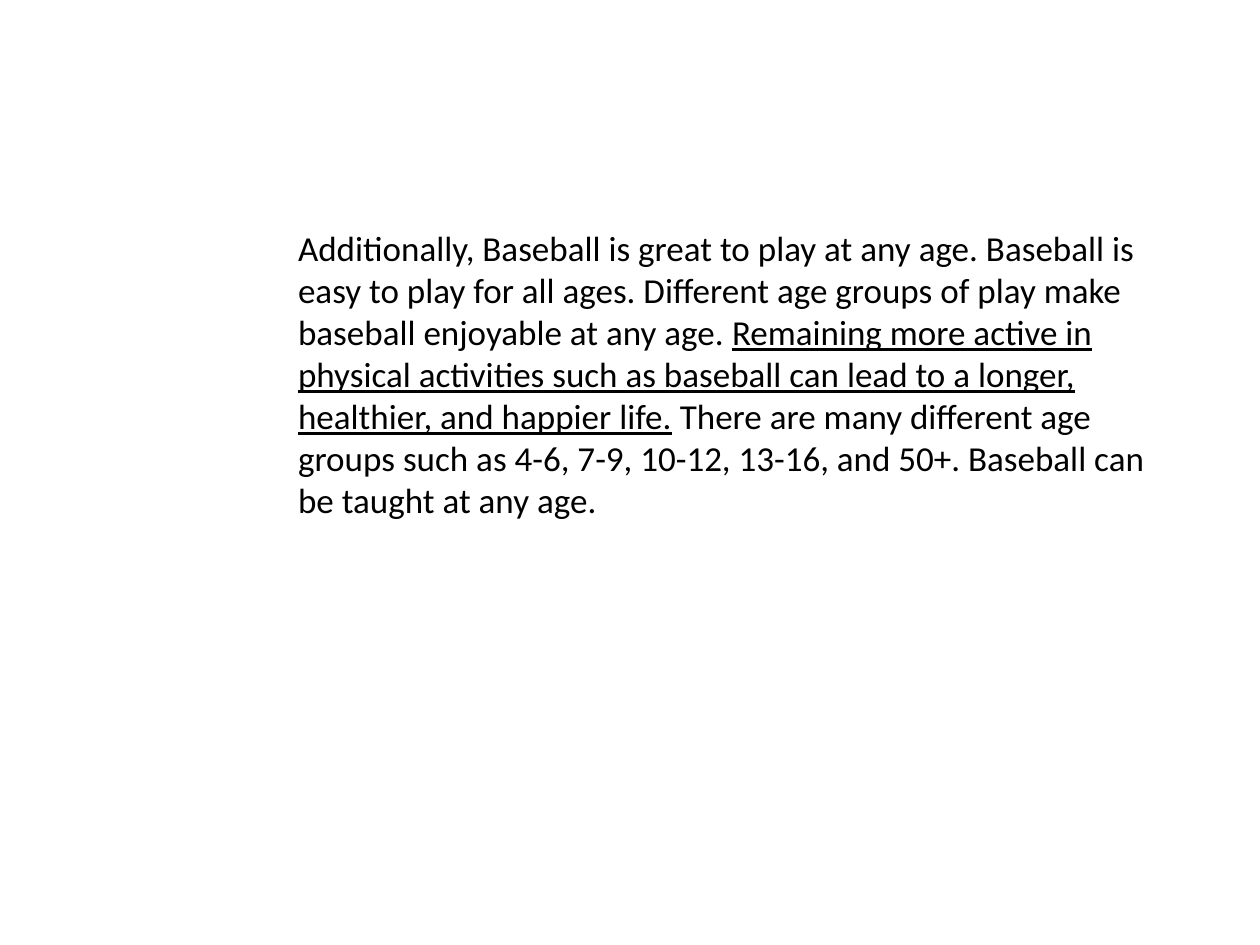
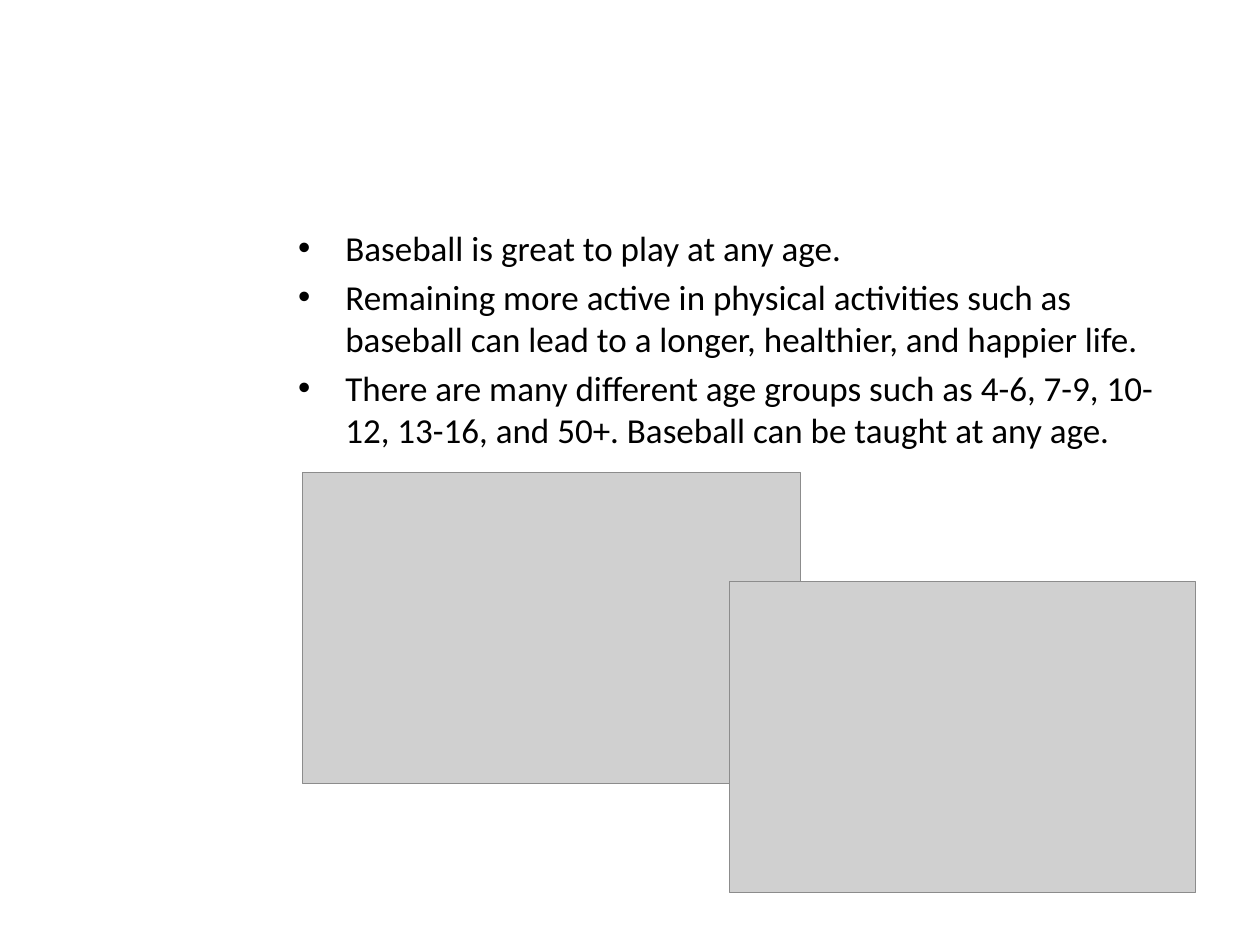
Before and after one commit to galencurley/skewlwork, a slide deck: slide 4 of Liberty University/7th Grade/Language Arts/1.3.5 - Presentation/1.3.5 - Presentation.pptx. Drawn at 1260x945 pixels with LibreOffice and Linux fonts; fonts in the diff are those of the drawing; grey boxes stand for pictures; background and template pictures are left out. Boxes give left, top, right and bottom in pixels: in the first picture for what was removed or moved away, otherwise in the second. Text is boxed around its words. In the diff, an @@ line names an element or a change of style, - is before the commit and + after.

```diff
--- a/Liberty University/7th Grade/Language Arts/1.3.5 - Presentation/1.3.5 - Presentation.pptx
+++ b/Liberty University/7th Grade/Language Arts/1.3.5 - Presentation/1.3.5 - Presentation.pptx
@@ text at (345, 236, 1153, 449): text changed @@
-Additionally, Baseball is great to play at any age. Baseball is easy to play for all ages. Different age groups of play make baseball enjoyable at any age. Remaining more active in physical activities such as baseball can lead to a longer, healthier, and happier life. There are many different age groups such as 4-6, 7-9, 10-12, 13-16, and 50+. Baseball can be taught at any age.
+• Baseball is great to play at any age.
+• Remaining more active in physical activities such as baseball can lead to a longer, healthier, and happier life.
+• There are many different age groups such as 4-6, 7-9, 10-12, 13-16, and 50+. Baseball can be taught at any age.
@@ picture added at (302, 472, 800, 784) @@
@@ picture added at (730, 582, 1196, 893) @@
```
Also in this commit, not shown: 4 other slides changed, 1 other file.
